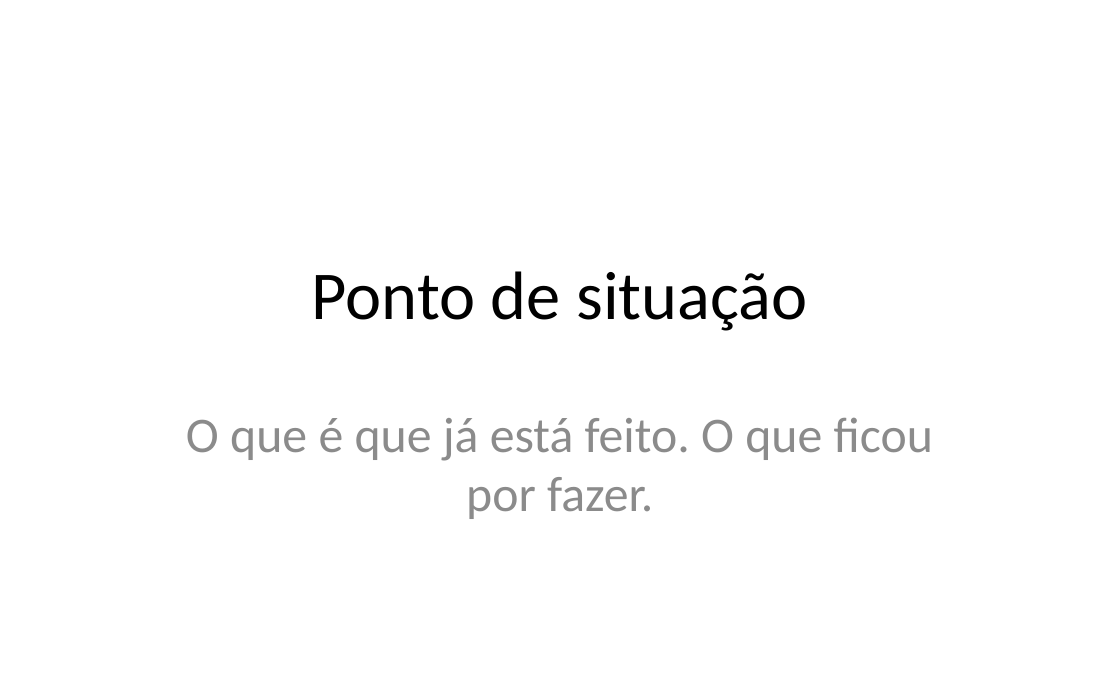
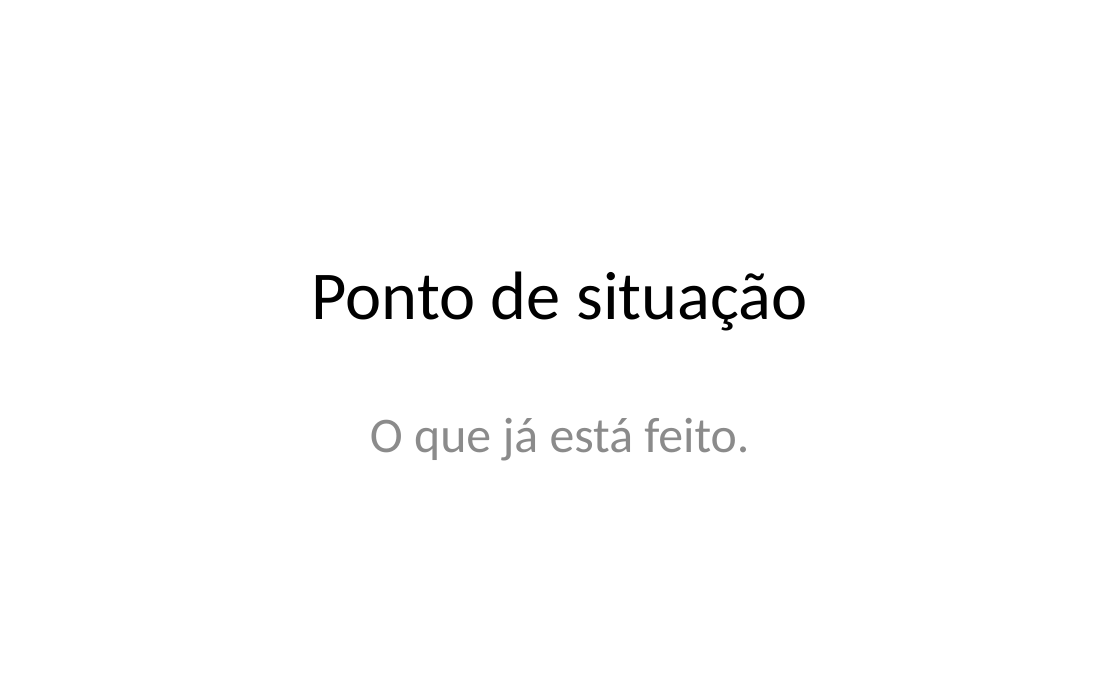
Before and after one commit to iptomar/letrinhas_si, a slide deck: slide 3 of Apresentacoes/v02.pptx. Drawn at 1120x700 pixels with LibreOffice and Linux fonts; fonts in the diff are those of the drawing; background and template pictures are left out. Boxes give left, top, right and bottom in pixels: in the first picture for what was removed or moved away, otherwise in the second. Text is boxed around its words. In the diff, an @@ line names an element or a change of style, - is before the commit and + after.

```diff
--- a/Apresentacoes/v02.pptx
+++ b/Apresentacoes/v02.pptx
@@ subtitle at [370, 418, 749, 461]: text changed @@
-O que é que já está feito. O que ficou por fazer.
+O que já está feito.
```
Also in this commit, not shown: 1 other slide changed, 11 slides added.
